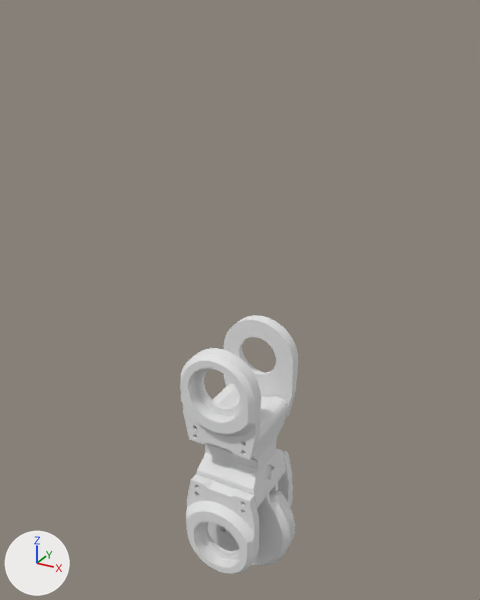
The glTF model RigFinger.glb: old version first, new version second.
Both versions are drawn from a 50 mm camera at (3.23, -13.84, 9.9) aimed at (-1.37, -5.49, 5.72). Every picture has the same lights, and +X, +Y and +Z are marked at lower left. The first picture is the older version. Vertices at exactly the same position are counted once.
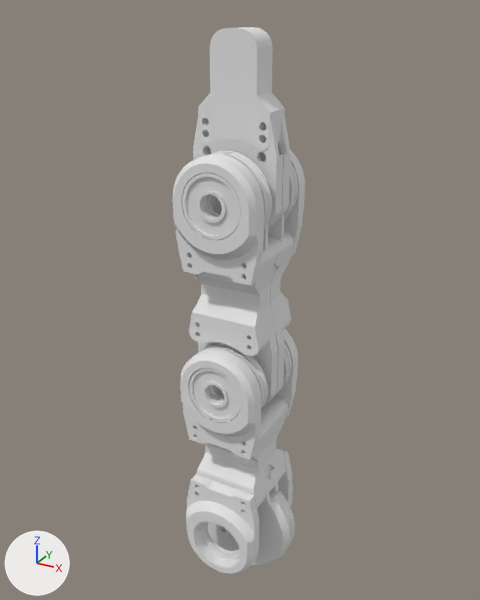
Pixel boxes (x1, y1, x2, y2) of what changed, in the pictures (480 x 600 px):
'Plane.002', added: after (173, 150, 305, 422)
    faces in mat_opaque_110_128_134 (white #e7e7e7): (173, 150, 305, 409)
    faces in mat_opaque_246_246_243 (white #e7e7e7): (182, 173, 241, 422)
'Plane.003', added: after (193, 27, 290, 230)
part 1 of me_plane_003, added (mostly hidden): after (188, 371, 234, 423)

Patch to the scene script:
```diff
--- a/RigFinger.glb.py
+++ b/RigFinger.glb.py
@@ mat_opaque_246_246_243 @@
+mat_opaque_246_246_243 = principled_material('Opaque(246,246,243)')
+mat_opaque_246_246_243.base_color = (0.8, 0.8, 0.8)  # white #e7e7e7
+mat_opaque_246_246_243.roughness = 1.0
@@ me_plane_003 @@
 # used by ob_plane_001; location = (0.0, 0.0, 0.0)
-me_plane_003.from_pydata(...)  # 5128 vertices, 10431 faces; spans x -2.24..-0.24, y -6.53..-4.84, z 0.69..5.24
+me_plane_003.from_pydata(...)  # 5287 vertices, 10776 faces; spans x -2.24..-0.24, y -6.53..-4.84, z 0.69..5.24
+# me_plane_003 part 1
+# 80 vertices are added at x -1.69..-0.78, y -6.53..-4.84, z 4.13..5.04
+# 15 new vertices lie (0.0, 0.2, 0.0) away from vertices in x -1.69..-0.8, y -6.53..-5.04, z 4.36..5.04
+# 14 new vertices lie (0.0, 0.08, 0.0) away from vertices in x -1.54..-0.9, y -6.33..-5.12, z 4.24..4.88
+# 9 new vertices lie (0.0, -0.08, 0.0) away from vertices in x -1.56..-0.92, y -6.25..-5.04, z 4.25..4.93
+# 9 new vertices lie (0.0, -0.2, 0.0) away from vertices in x -1.68..-0.78, y -6.33..-4.84, z 4.18..4.78
+# 6 new vertices lie (-0.03, 0.0, 0.07) away from vertices in x -1.54..-0.92, y -6.33..-5.04, z 4.42..4.71
+# 6 new vertices lie (-0.01, 0.0, 0.08) away from vertices in x -1.57..-0.78, y -6.33..-4.84, z 4.49..4.61
+# 13 new vertices lie (0.0, 0.2, 0.0) away from vertices in x -1.65..-0.78, y -6.53..-5.04, z 4.18..5.04
+# 7 new vertices lie (0.0, 0.08, 0.0) away from vertices in x -1.56..-0.92, y -6.33..-5.12, z 4.24..4.93
+# 345 new faces join them
 me_plane_003.materials.append(mat_opaque_110_128_134)
@@ me_plane_010 @@
+me_plane_010.from_pydata(...)  # 849 vertices, 1726 faces; spans x -1.89..-0.59, y -5.91..-5.47, z 6.87..9.66
+me_plane_010.materials.append(mat_opaque_246_246_243)  # white #e7e7e7
@@ me_plane_007 @@
+me_plane_007.from_pydata(...)  # 7499 vertices, 15046 faces; spans x -1.89..-0.59, y -6.53..-4.84, z 3.93..8.14
+# faces by material slot: [2096, 12950]
+me_plane_007.materials.append(mat_opaque_246_246_243)  # white #e7e7e7
+me_plane_007.materials.append(mat_opaque_110_128_134)  # white #e7e7e7
@@ ob_plane_003 @@
+ob_plane_003 = bpy.data.objects.new('Plane.003', me_plane_010)
+ob_plane_003.location = (0.0, 0.0, 0.0)
@@ ob_plane_002 @@
+ob_plane_002 = bpy.data.objects.new('Plane.002', me_plane_007)
+ob_plane_002.location = (0.0, 0.0, 0.0)
```
